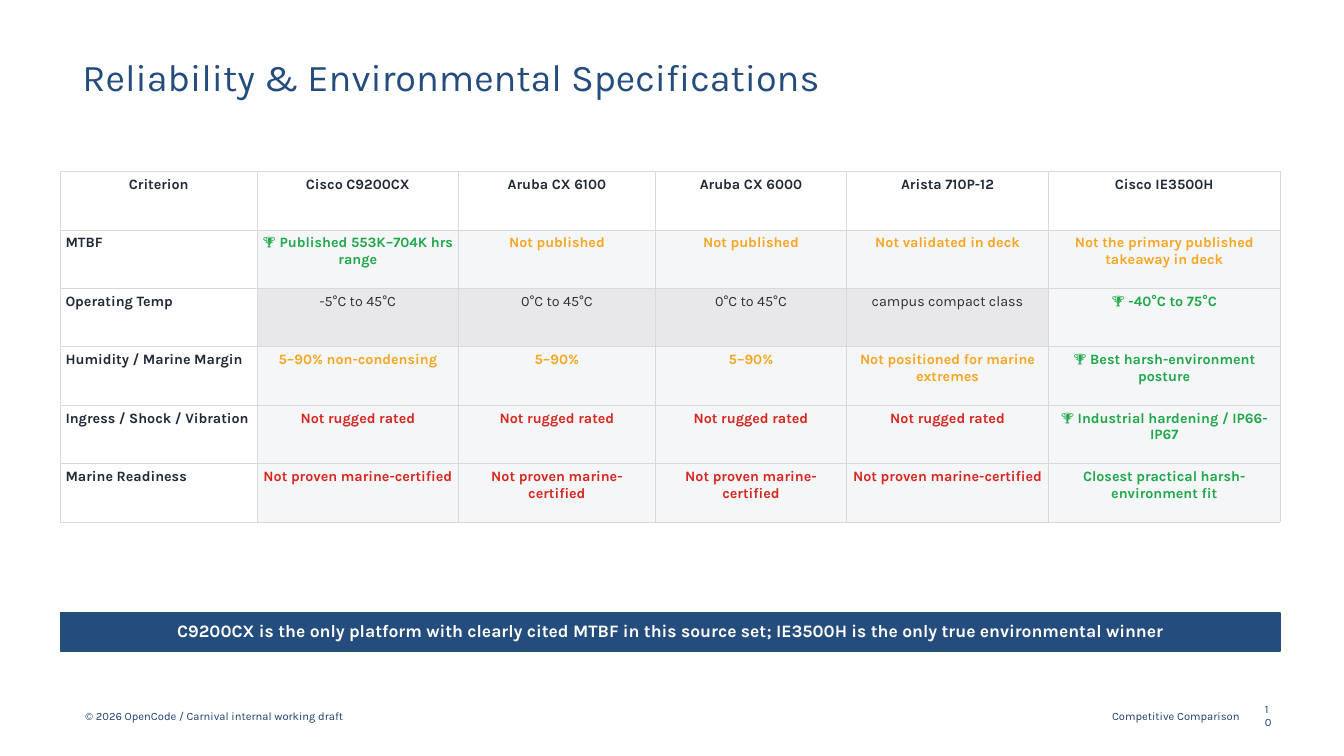
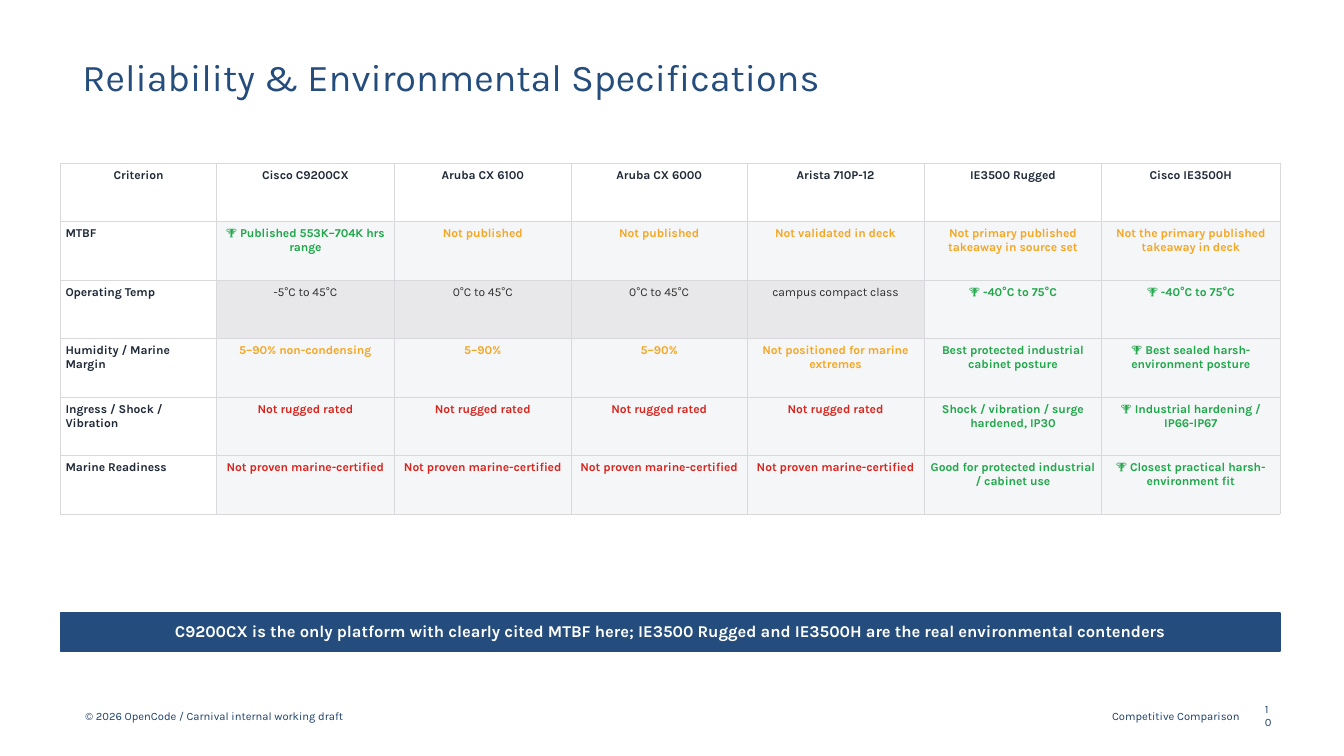
Before and after one commit to 91ped24-sketch/Comparaciones, a slide deck: slide 10 of expanded_master_c9200cx_competitive_comparison.pptx. Drawn at 1344x756 pixels with LibreOffice and Linux fonts; fonts in the diff are those of the drawing. Boxes give left, top, right and bottom in pixels: in the first picture for what was removed or moved away, otherwise in the second. Text is boxed around its words. In the diff, an @@ line names an element or a change of style, - is before the commit and + after.

Commit message:
Add IE3500 Rugged

```diff
--- a/expanded_master_c9200cx_competitive_comparison.pptx
+++ b/expanded_master_c9200cx_competitive_comparison.pptx
@@ table at <box>60,163,1280,489</box> @@
-column 6: Cisco IE3500H | Not the primary published takeaway in deck | 🏆 -40°C to 75°C | 🏆 Best harsh-environment posture | 🏆 Industrial hardening / IP66-IP67 | Closest practical harsh-environment fit
+column 6: IE3500 Rugged | Not primary published takeaway in source set | 🏆 -40°C to 75°C | Best protected industrial cabinet posture | Shock / vibration / surge hardened, IP30 | Good for protected industrial / cabinet use
+column 7: Cisco IE3500H | Not the primary published takeaway in deck | 🏆 -40°C to 75°C | 🏆 Best sealed harsh-environment posture | 🏆 Industrial hardening / IP66-IP67 | 🏆 Closest practical harsh-environment fit
@@ table: place and size @@
-table at <box>60,171,1280,502</box>
+table at <box>60,163,1280,489</box>
@@ text at <box>175,625,1165,641</box>: text changed; size 12.5 to 11.8 pt @@
-C9200CX is the only platform with clearly cited MTBF in this source set; IE3500H is the only true environmental winner
+C9200CX is the only platform with clearly cited MTBF here; IE3500 Rugged and IE3500H are the real environmental contenders
```
Also in this commit, not shown: 13 other slides changed, 1 other file.
